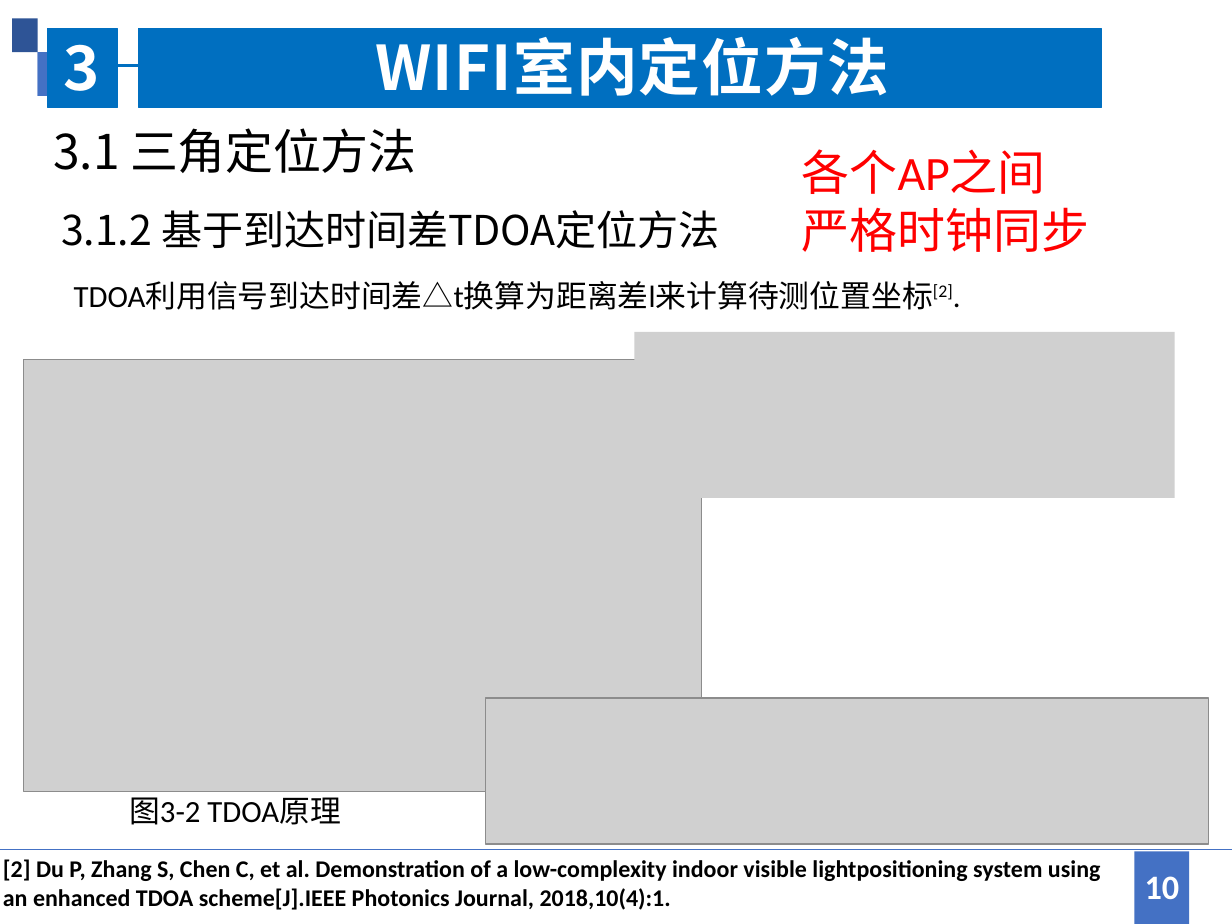
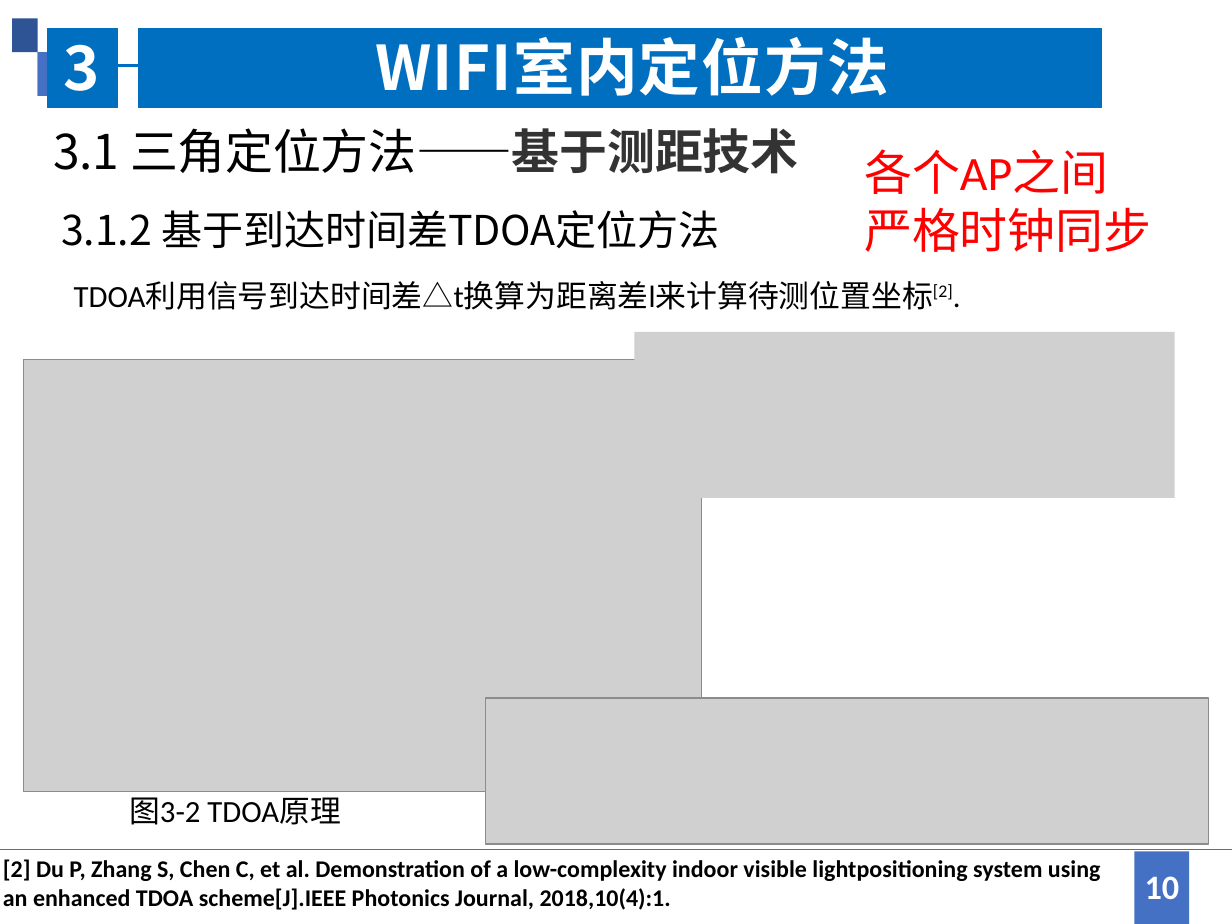
Before and after one commit to jingwei1205/MyCourse, a slide deck: slide 10 of 卫星定位/WIFI室内定位方法综述.pptx. Drawn at 1232x924 pixels with LibreOffice and Linux fonts; fonts in the diff are those of the drawing; grey boxes stand for pictures. Boxes give left, top, right and bottom in pixels: in the first picture for what was removed or moved away, otherwise in the second. Text is boxed around its words. In the diff, an @@ line names an element or a change of style, - is before the commit and + after.

```diff
--- a/卫星定位/WIFI室内定位方法综述.pptx
+++ b/卫星定位/WIFI室内定位方法综述.pptx
@@ text at (53, 128, 798, 174): text changed @@
-3.1 三角定位方法
+3.1 三角定位方法——基于测距技术
@@ text "各个AP之间": place and size @@
-text "各个AP之间" at (802, 149, 1089, 252)
+text "各个AP之间" at (864, 149, 1151, 252)
```
Also in this commit, not shown: 2 other slides changed, 3 slides added.
